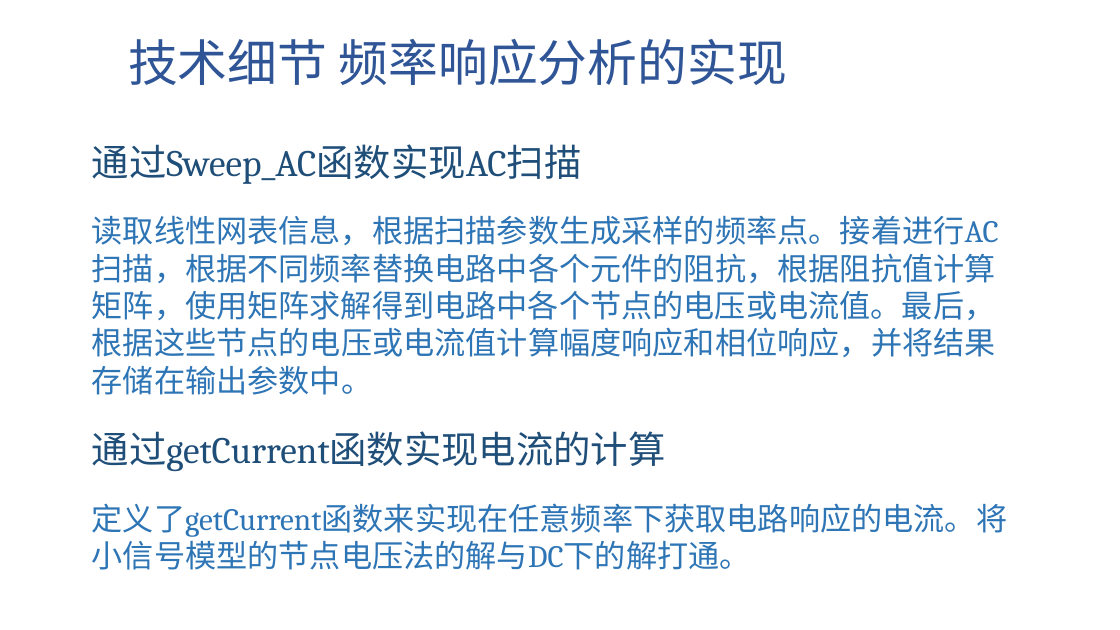
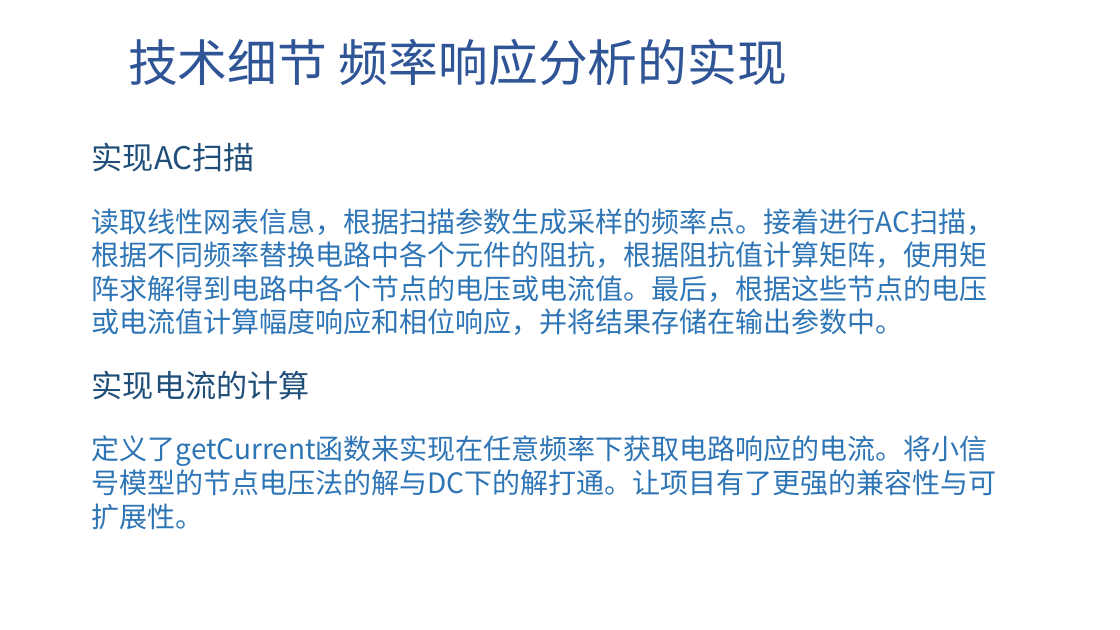
Before and after one commit to shifengzhicheng/FUDAN_ANALOG_EDA_MATLAB_SPICE, a slide deck: slide 17 of 基于MATLAB实现的模拟电路SPICE工具.pptx (slide 14 before the commit). Drawn at 1120x630 pixels with LibreOffice and Linux fonts; fonts in the diff are those of the drawing; background and template pictures are left out. Boxes give left, top, right and bottom in pixels: in the first picture for what was removed or moved away, otherwise in the second. Text is boxed around its words. In the diff, an @@ line names an element or a change of style, - is before the commit and + after.

```diff
--- a/基于MATLAB实现的模拟电路SPICE工具.pptx
+++ b/基于MATLAB实现的模拟电路SPICE工具.pptx
@@ text at (92,142,255,172): text changed; size 24 to 20 pt; font Cambria to Noto Sans CJK SC @@
-通过Sweep_AC函数实现AC扫描
+实现AC扫描
@@ text at (92,208,995,335): size 20 to 18 pt, font Cambria to Noto Sans CJK SC in "读取线性网表信息，根据扫描参数生成采样的频率点。接着进行AC扫描，根据不同频率替换电路中各个元件的阻抗，根据阻抗值计算矩 ..." @@
@@ text at (92,370,997,530): text changed; size 20 to 18 pt; font Cambria to Noto Sans CJK SC @@
-通过getCurrent函数实现电流的计算
-定义了getCurrent函数来实现在任意频率下获取电路响应的电流。将小信号模型的节点电压法的解与DC下的解打通。
+实现电流的计算
+定义了getCurrent函数来实现在任意频率下获取电路响应的电流。将小信号模型的节点电压法的解与DC下的解打通。让项目有了更强的兼容性与可扩展性。
```
Also in this commit, not shown: 2 other slides changed, 4 slides added, 1 other file.
